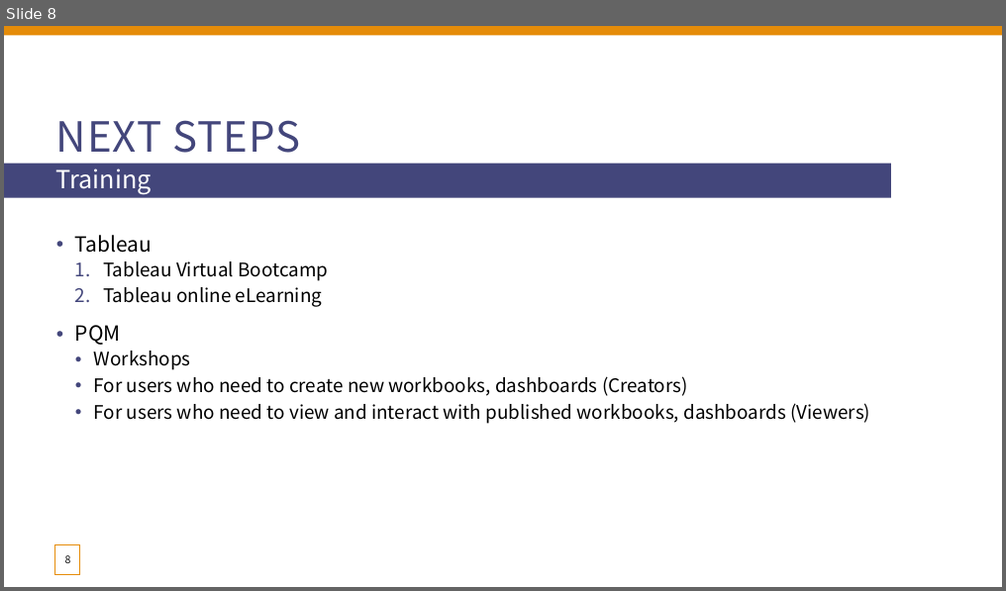
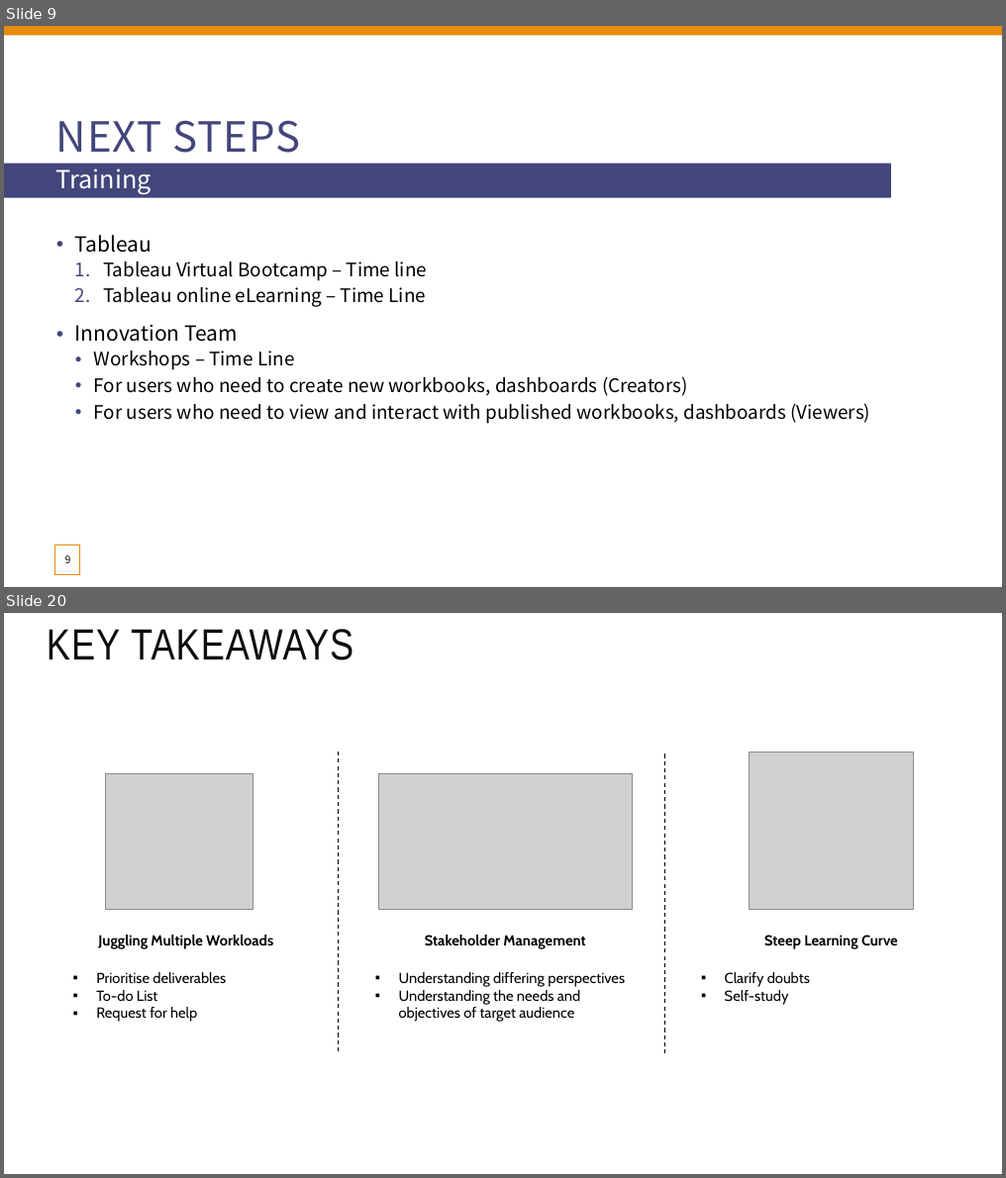
Before and after one commit to xiangshang4/RMD, a slide deck: Mizuho dashboard.pptx. Shown one above the other, each under a label of ours: slide 8 before the commit, slides 9 and 20 after it; the slides between them are not shown. The pictures are 1006x591 and 1006x1178 pixels, drawn with LibreOffice and Linux fonts; fonts in the diff are those of the drawing; grey boxes stand for pictures. Boxes give left, top, right and bottom in pixels: in the first picture for what was removed or moved away, otherwise in the second. Text is boxed around its words. In the diff, an @@ line names an element or a change of style, - is before the commit and + after.

```diff
--- a/Mizuho dashboard.pptx
+++ b/Mizuho dashboard.pptx
@@ slide 20 added at [4, 613, 1002, 1174], background #FFFFFF @@
@@ title added at [47, 629, 353, 661], 42 pt, text #0D0D0D @@
+KEY TAKEAWAYS
@@ line added from (339, 752) to (339, 1053), #000000 1 pt dashed @@
@@ line added from (665, 754) to (665, 1055), #000000 1 pt dashed @@
@@ picture added at [749, 752, 914, 909] @@
@@ picture added at [105, 773, 253, 909] @@
@@ picture added at [379, 773, 632, 909] @@
@@ text added at [98, 935, 273, 950], 14 pt, text #000000, bold @@
+Juggling Multiple Workloads
@@ text added at [425, 935, 585, 950], 14 pt, text #000000, bold @@
+Stakeholder Management
@@ text added at [764, 935, 898, 950], 14 pt, text #000000, bold @@
+Steep Learning Curve
@@ text added at [96, 972, 226, 1022], 14 pt, text #000000 @@
+▪ Prioritise deliverables
+▪ To-do List
+▪ Request for help
@@ text added at [399, 972, 625, 1022], 14 pt, text #000000 @@
+▪ Understanding differing perspectives
+▪ Understanding the needs and objectives of target audience
@@ text added at [725, 972, 810, 1005], 14 pt, text #000000 @@
+▪ Clarify doubts
+▪ Self-study
@@ what was slide 8 is now slide 9 @@
@@ slide 9 changed as well @@
@@ text at [75, 262, 428, 371]: text changed @@
-  1. Tableau Virtual Bootcamp
-  2. Tableau online eLearning
-• PQM
-  • Workshops
+  1. Tableau Virtual Bootcamp – Time line
+  2. Tableau online eLearning – Time Line
+• Innovation Team
+  • Workshops – Time Line
@@ page number at [65, 556, 71, 564]: text changed @@
-8
+9
```
Also in this commit, not shown: 4 other slides changed, 12 other slides added.
